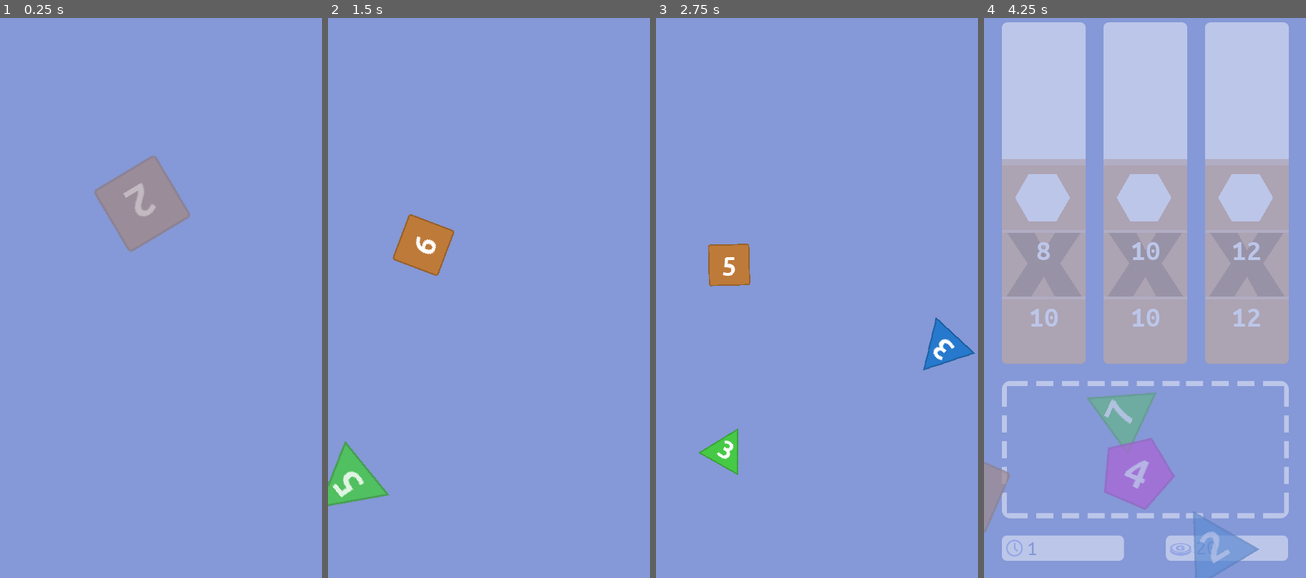
Above: before the commit, frames 1-4 (left to right).
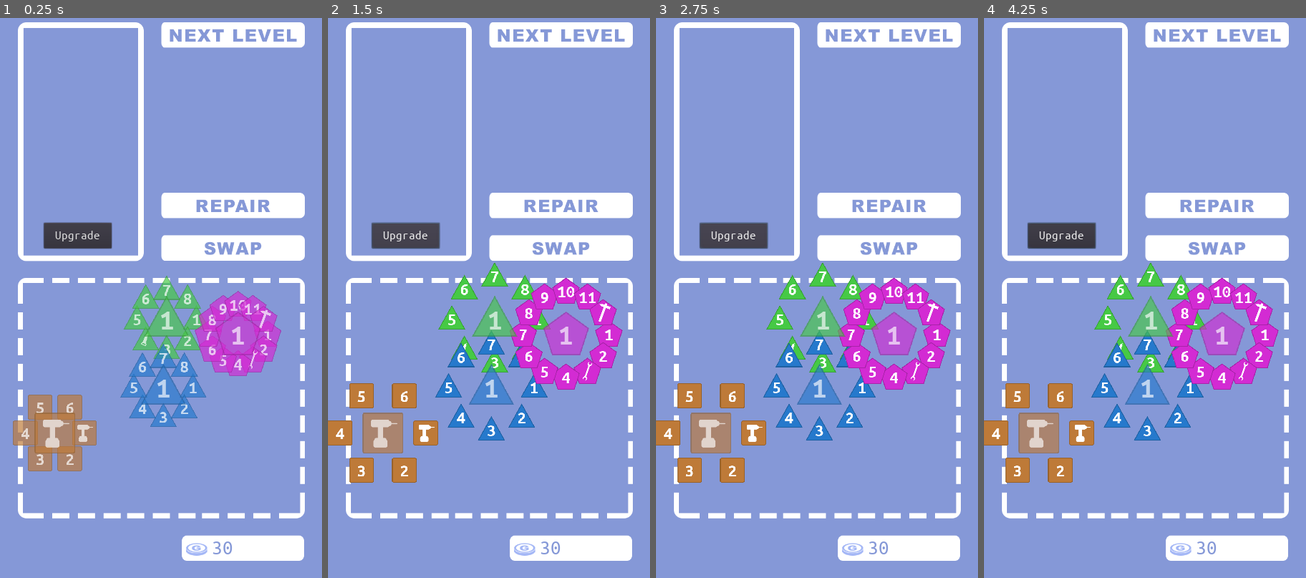
Above: after the commit, the same moments.

Repository: matzebond/DiceRepair
Game: Godot game, scene res://scenes/screens/RootNode.tscn
Two runs of this game, one before a commit and one after it. Both use one fixed random seed, a clock stepped at 60 frames per second and the inputs below.
Inputs (mouse positions are in pixels of both pictures, inside the frame that each line leads up to):
- Up to frame 1 (0.25 s): no input
- Up to frame 2 (1.5 s): click (405, 236) at 0.5 s, where only the run after the commit has a clickable "Upgrade"; click (405, 236) at 1.25 s, where only the run after the commit has a clickable "Upgrade"
- Up to frame 3 (2.75 s): click (733, 236) at 2 s, where only the run after the commit has a clickable "Upgrade"
- Up to frame 4 (4.25 s): tap Enter (ui_accept) at 2.75 s; drag from (1058, 264) to (1145, 393) at 2.77 s; drag from (1061, 443) to (1145, 393) at 3.52 s

The runs differ from the first frame. In frame 1, 24% of the frame differs, in the area x 4-95%, y 0-97%; in frame 2, 24%; in frame 3, 24%; in frame 4, 63%, in the area x 0-95%, y 0-100%.

Commit message:
Re-organized UgradeScreen

Diff:
--- a/scenes/particles/MoneyParticle.tscn
+++ b/scenes/particles/MoneyParticle.tscn
@@ -4,6 +4,7 @@
 [ext_resource path="res://scenes/particles/MoneyParticle.gd" type="Script" id=2]
 
 [node name="MoneyParticle" type="Node2D"]
+z_index = 100
 script = ExtResource( 2 )
 
 [node name="money" type="Sprite" parent="."]
--- a/scenes/screens/RootScript.gd
+++ b/scenes/screens/RootScript.gd
@@ -12,12 +12,13 @@
 var next_scene_name
 
 const TRANS_TIME = 1
+const START_MONEY = 30
 
 var rng = RandomNumberGenerator.new()
 var dice = [Die.D6(), Die.D8(), Die.D8(), Die.D12()]
 var game_running = false
 var dragging_die = false
-var money = 20
+var money = START_MONEY
 var game_round = 0
 signal money_changed(money)
 
@@ -31,10 +32,10 @@
     dice = [Die.D6(), Die.D8(), Die.D8(), Die.D12()]
     game_running = false
     dragging_die = false
-    money = 20
+    money = START_MONEY
     game_round = 0
     construct_dice()
-    load_scene(TutorialScene)
+    load_scene(UpgradeScene)
 
 func construct_dice():
     var color =  Color.from_hsv(rand_range(0,0.25), rand_range(0.6, 1), rand_range(0.8, 1))
--- a/scenes/screens/ToolBench.gd
+++ b/scenes/screens/ToolBench.gd
@@ -2,6 +2,10 @@
 const Die = preload("res://scenes/die/Die.gd")
 const DiePreview = preload("res://scenes/die/DiePreview.tscn")
 var previews = {}
+
+const COSTS_REPAIR = 20
+const COSTS_UPGRADE = 20
+const COSTS_SWAP = 10
 
 func _on_DropArea_drop_item(item):
 
@@ -23,56 +27,102 @@
         previews.erase(item.name)
 
 
+
 func _on_UpgradeButton_pressed():
+    var selected_faces = get_selected_faces()
+
+    if len(selected_faces) != 1:
+        # TODO Play sound "invalid selection"
+        return
+
+    var preview = selected_faces[0][1]
+    var face = selected_faces[0][0]
+
+    if face.type == Die.Broken:
+        # TODO Play sound "invalid selection"
+        return
+
+    if not get_tree().current_scene.try_pay(COSTS_UPGRADE, preview.global_position):
+        # TODO Play sound "not enough money"
+        return
+
+    # TODO Play sound "upgrade"
+    set_face_random(face, preview)
+    update_preview(preview)
+
+
+func _on_RepairButton_pressed():
+    var selected_faces = get_selected_faces()
+
+    if len(selected_faces) != 1:
+        # TODO Play sound "invalid selection"
+        return
+
+    var preview = selected_faces[0][1]
+    var face = selected_faces[0][0]
+
+    if face.type != Die.Broken:
+        # TODO Play sound "invalid selection"
+        return
+
+    if not get_tree().current_scene.try_pay(COSTS_REPAIR, preview.global_position):
+        # TODO Play sound "not enough money"
+        return
+
+    # TODO Play sound "repaired"
+    set_face_random(face, preview)
+    update_preview(preview)
+
+
+func _on_SwapButton_pressed():
+
+    var selected_faces = get_selected_faces()
+
+    if len(selected_faces) != 2:
+        # TODO Play sound "invalid selection"
+        return
+
+    var face_a = selected_faces[0][0]
+    var face_b = selected_faces[1][0]
+
+    if not get_tree().current_scene.try_pay(COSTS_SWAP, selected_faces[0][1].global_position):
+        # TODO Play sound "not enough money"
+        return
+
+    # TODO Play sound "switch"
+    var type = face_a.type
+    var value = face_a.value
+    face_a.type = face_b.type
+    face_a.value = face_b.value
+    face_b.type = type
+    face_b.value = value
+
+    update_preview(selected_faces[0][1])
+    update_preview(selected_faces[1][1])
+
+func get_selected_faces():
     var selected_faces = []
     for preview in previews.values():
         var face = preview.selected_face()
         if face:
             selected_faces.append([face, preview])
+    return selected_faces
 
-    if len(selected_faces) == 0:
-        return
+func set_face_random(face, preview):
+    var prob_for_tool = 0.2
 
-    match len(selected_faces):
-        1:  # randomize face
-            if not get_tree().current_scene.try_pay(20, selected_faces[0][1].global_position):
-                return
-            var preview = selected_faces[0][1]
-            var face = selected_faces[0][0]
-            if not face:
-                return
-            match face.type:
-                Die.Number:
-                    if randf() < 0.8:
-                        face.value = get_tree().current_scene.rng.randi_range(1, len(preview.die.viz_state.faces))
-                    else:
-                        face.type = Die.Tool
-                        face.value = Die.TOOLS[get_tree().current_scene.rng.randi_range(0, len(Die.TOOLS) - 1)]
-                Die.Tool:
-                    if randf() < 0.8:
-                        face.type = Die.TOOLS[get_tree().current_scene.rng.randi_range(0, len(Die.TOOLS) - 1)]
-                    else:
-                        face.type = Die.Number
-                        face.value = get_tree().current_scene.rng.randi_range(1, len(preview.die.viz_state.faces))
-                _:
-                    face.type = Die.Number
-                    #face.value = get_tree().current_scene.rng.randi_range(1, len(preview.die.viz_state.faces))
+    if face.type == Die.Tool:
+        prob_for_tool = 0.8
 
+    if randf() < prob_for_tool:
+        # Tool
+        face.type = Die.Tool
+        face.value = Die.TOOLS[get_tree().current_scene.rng.randi_range(0, len(Die.TOOLS) - 1)]
+    else:
+        # Number
+        face.type = Die.Number
+        face.value = get_tree().current_scene.rng.randi_range(1, len(preview.die.viz_state.faces))
 
-        2: # swap faces
-            if not get_tree().current_scene.try_pay(10, selected_faces[0][1].global_position):
-                return
-            var face_a = selected_faces[0][0]
-            var face_b = selected_faces[1][0]
-            if not face_a or not face_b:
-                return
-            var type = face_a.type
-            var value = face_a.value
-            face_a.type = face_b.type
-            face_a.value = face_b.value
-            face_b.type = type
-            face_b.value = value
-
-    for obj in selected_faces:
-            obj[1].update()
-            obj[1].select(null)
+func update_preview(preview):
+    preview.update()
+    preview.select(null)
--- a/scenes/screens/UpgradeScene.tscn
+++ b/scenes/screens/UpgradeScene.tscn
@@ -34,10 +34,12 @@
 }
 
 [node name="StartButton" type="Button" parent="."]
-margin_left = 552.0
-margin_top = 840.0
-margin_right = 710.0
-margin_bottom = 899.0
+modulate = Color( 1, 1, 1, 0 )
+margin_left = 376.0
+margin_top = 40.0
+margin_right = 711.0
+margin_bottom = 99.0
+rect_pivot_offset = Vector2( 67.7927, 195.934 )
 custom_fonts/font = SubResource( 1 )
 text = "Start"
 __meta__ = {
@@ -45,27 +47,50 @@
 }
 
 [node name="ToolBench" type="Node2D" parent="."]
-position = Vector2( 387.456, 773.045 )
+position = Vector2( 375, 916 )
 script = ExtResource( 5 )
 
 [node name="DropArea" parent="ToolBench" instance=ExtResource( 4 )]
-position = Vector2( -99.4556, -5.04541 )
-scale = Vector2( 2, 0.8 )
+scale = Vector2( 3, 2.5 )
+
+[node name="RepairButton" type="Button" parent="ToolBench"]
+modulate = Color( 1, 1, 1, 0 )
+margin_left = 0.999969
+margin_top = -477.862
+margin_right = 336.0
+margin_bottom = -418.862
+rect_pivot_offset = Vector2( 67.7927, 195.934 )
+custom_fonts/font = SubResource( 1 )
+text = "Start"
+__meta__ = {
+"_edit_use_anchors_": false
+}
+
+[node name="SwapButton" type="Button" parent="ToolBench"]
+modulate = Color( 1, 1, 1, 0 )
+margin_left = 0.999969
+margin_top = -378.533
+margin_right = 336.0
+margin_bottom = -319.533
+rect_pivot_offset = Vector2( 67.7927, 195.934 )
+custom_fonts/font = SubResource( 1 )
+text = "Start"
+__meta__ = {
+"_edit_use_anchors_": false
+}
 
 [node name="UpgradeButton" type="Button" parent="ToolBench"]
-margin_left = 165.0
-margin_top = -11.292
-margin_right = 323.0
-margin_bottom = 48.0
+margin_left = -273.682
+margin_top = -409.13
+margin_right = -115.682
+margin_bottom = -349.838
 custom_fonts/font = SubResource( 1 )
 text = "Upgrade"
 __meta__ = {
 "_edit_use_anchors_": false
 }
-
-[node name="DieArea" parent="." instance=ExtResource( 4 )]
-position = Vector2( 375, 1065 )
-scale = Vector2( 3, 0.9 )
 [connection signal="pressed" from="StartButton" to="." method="_on_StartButton_pressed"]
 [connection signal="drop_item" from="ToolBench/DropArea" to="ToolBench" method="_on_DropArea_drop_item"]
+[connection signal="pressed" from="ToolBench/RepairButton" to="ToolBench" method="_on_RepairButton_pressed"]
+[connection signal="pressed" from="ToolBench/SwapButton" to="ToolBench" method="_on_SwapButton_pressed"]
 [connection signal="pressed" from="ToolBench/UpgradeButton" to="ToolBench" method="_on_UpgradeButton_pressed"]
--- a/scenes/screens/UpgradeScript.gd
+++ b/scenes/screens/UpgradeScript.gd
@@ -18,10 +18,13 @@
 
 
 func add_die(die):
-    var area = Rect2($DieArea.global_position, $DieArea.scale * 2 * Vector2(100,100))
+    var zone = $ToolBench/DropArea
+    var area = Rect2(zone.global_position, zone.scale * 2 * Vector2(100,100))
     area.position -= area.size / 2
     die.position = random_die_pos(area)
     self.add_child(die)
+
+    $ToolBench._on_DropArea_drop_item(die) # instantly open preview
 
 
 func random_die_pos(area):
Binary file changed: assets/img/ui/upgrade.png
